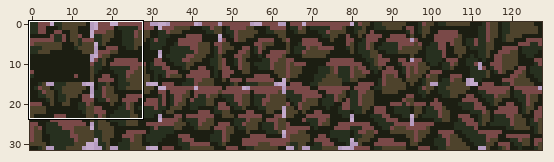
One commit to this sprite sheet: AridArnold/Content/Tiles/Hell/HellAsh.png. The first picture is a wide view before the edit; the outline marks the close-up.
Close-up. As it was:
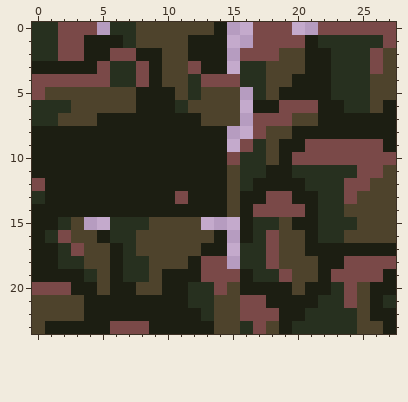
The file is 128x32 pixels. Shown: x 0..27, y 0..23.
Once edited:
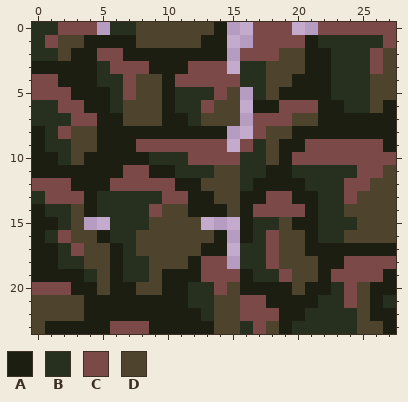
Palette (. is transparent): A #1c1e12  B #27301f  C #7a4948  D #4e432c
Changes in this commit:
y 1: x 1..3 BCC -> CDD; x 7 B -> A; x 12 A -> D
y 2: x 2..3 CC -> DA; x 5 A -> C; x 7 C -> A; x 10..11 DD -> AA
y 3: x 5..7 CBB -> BCC; x 10..11 DD -> AA; x 13..14 AA -> CC
y 4: x 2..5 CCCC -> AAAB; x 7..12 BCADDB -> CDDACC
y 5: x 1..9 DDDDDDDAA -> CCAAABCDD; x 11 D -> B; x 13..14 DD -> BC
y 6: x 2..6 BDDDD -> CCAAB; x 8..9 AA -> DD; x 12..13 DD -> BC
y 7: x 2..4 DDD -> BCC; x 7..9 AAA -> DDD; x 12 A -> B
y 8: x 1..4 AAAA -> BCDD
y 9: x 1..4 AAAA -> BBDD; x 8..14 AAAAAAA -> CCCCCCC
y 10: x 2..3 AA -> BD; x 9..14 AAAAAA -> BBBCCC
y 11: x 7..8 AA -> CC; x 11..14 AAAA -> BBBD
y 12: x 1..2 AA -> CC; x 6..10 AAAAA -> CCCCC; x 13..14 AA -> DD
y 13: x 1..3 AAA -> CCC; x 5..10 AAAAAA -> BBBBBC; x 14 A -> D
y 14: x 1..3 AAA -> BBD; x 5..11 AAAAAAA -> BBBBCDD
